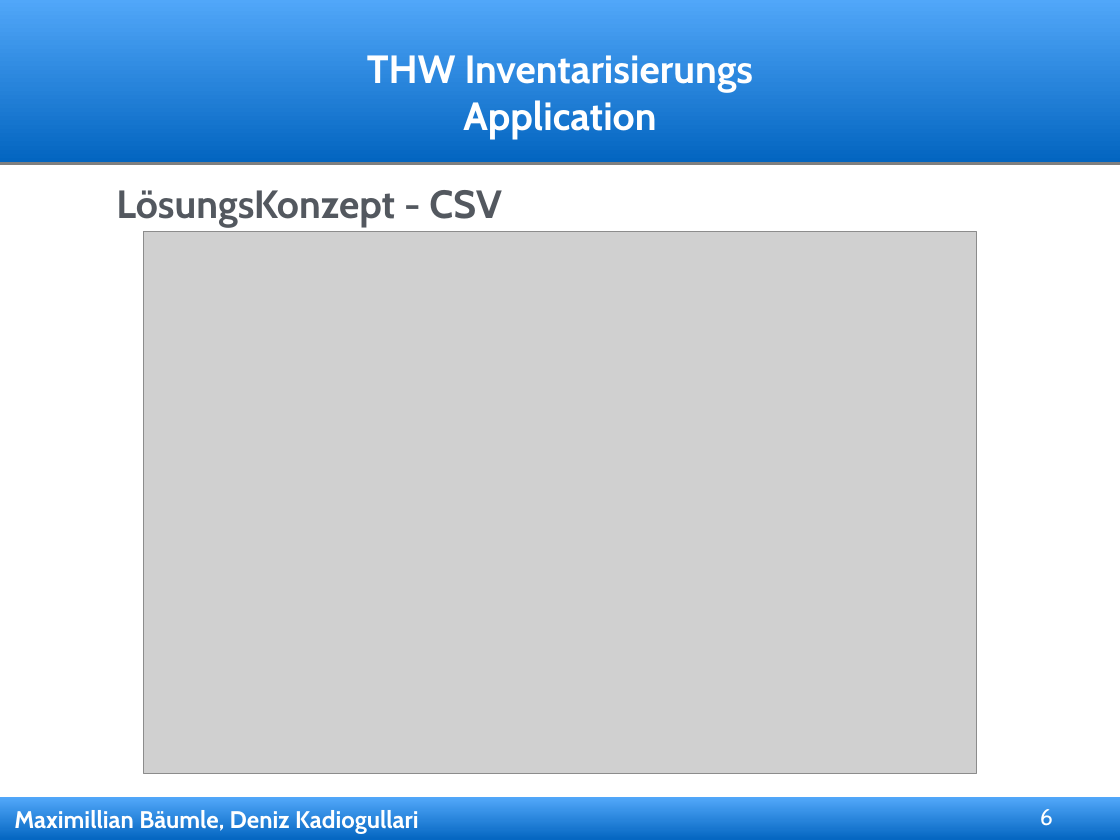
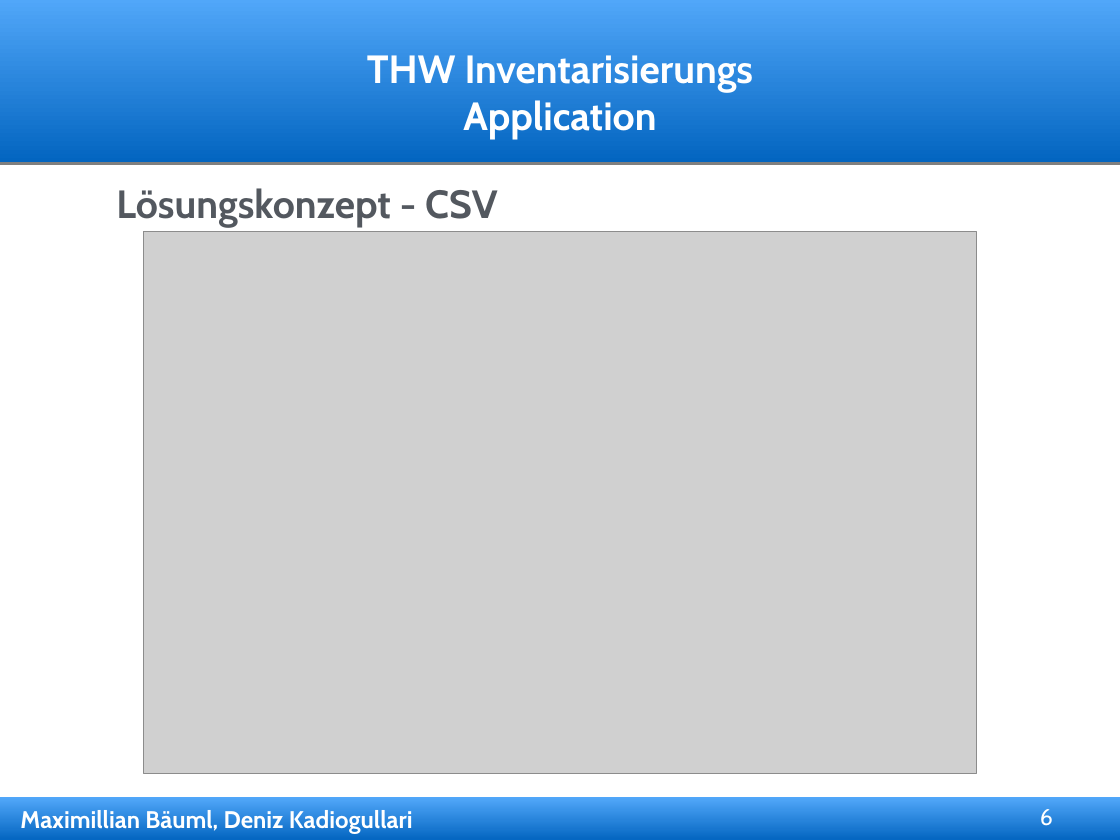
Before and after one commit to dkadio/thwapp, a slide deck: slide 6 of präsentation/thw_präsi.ppt. Drawn at 1120x840 pixels with LibreOffice and Linux fonts; fonts in the diff are those of the drawing; grey boxes stand for pictures; background and template pictures are left out. Boxes give left, top, right and bottom in pixels: in the first picture for what was removed or moved away, otherwise in the second. Text is boxed around its words. In the diff, an @@ line names an element or a change of style, - is before the commit and + after.

```diff
--- a/präsentation/thw_präsi.ppt
+++ b/präsentation/thw_präsi.ppt
@@ text in free at box(116, 188, 498, 228): text changed @@
-LösungsKonzept - CSV
+Lösungskonzept - CSV
@@ text in free at box(20, 810, 413, 834): text changed @@
-Maximillian Bäumle, Deniz Kadiogullari
+Maximillian Bäuml, Deniz Kadiogullari
```
Also in this commit, not shown: 10 other slides changed, 3 slides added, 4 slides removed, 1 other file.
